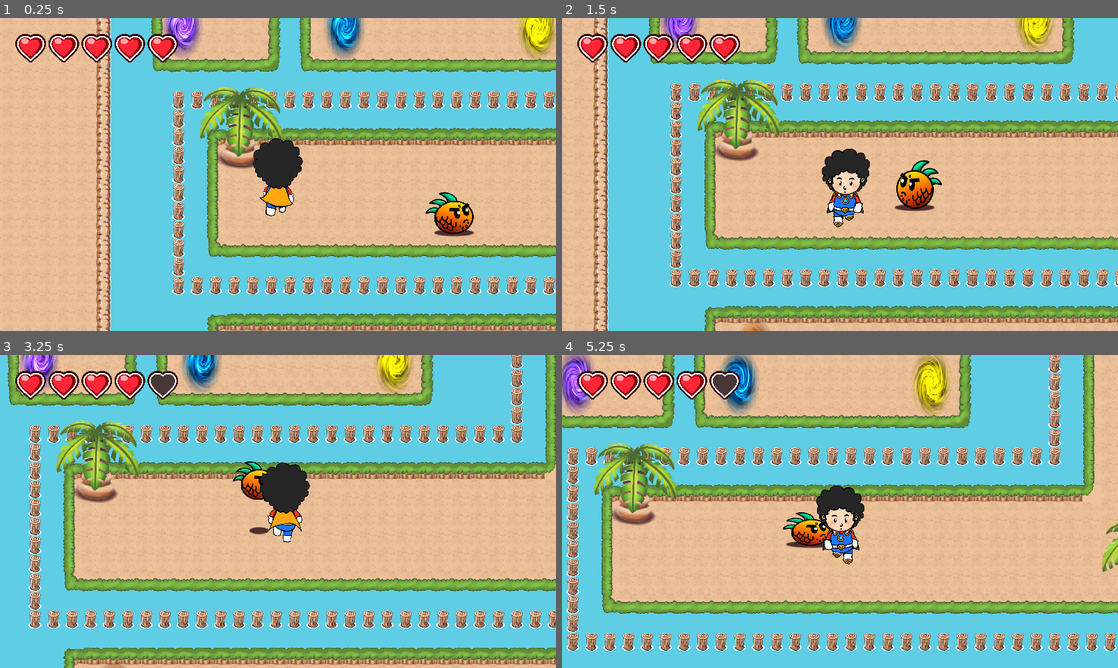
Above: before the commit, frames 1-4 (two rows, left to right).
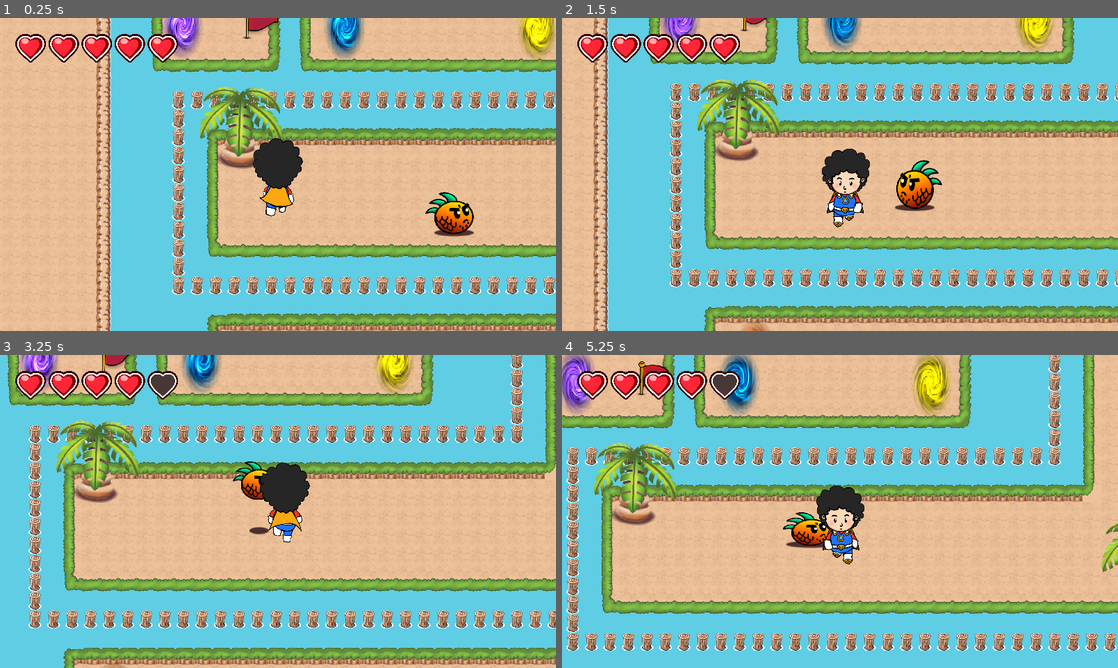
Above: after the commit, the same moments.

Repository: jacques-oliveira/as-aventuras-de-jaco
Game: Godot game, scene res://Level_01_Island.tscn
Two runs of this game, one before a commit and one after it. Both use one fixed random seed, a clock stepped at 60 frames per second and the inputs below.
Inputs:
- Up to frame 1 (0.25 s): no input
- Up to frame 2 (1.5 s): hold Right (ui_right) 0.53-1.28 s; hold Down (ui_down) from 1.28 s (still down)
- Up to frame 3 (3.25 s): release Down (ui_down) at 2.03 s; hold Right (ui_right) 2.03-2.78 s; hold Up (ui_up) from 2.78 s (still down)
- Up to frame 4 (5.25 s): release Up (ui_up) at 3.53 s; hold Left (ui_left) 3.53-5.03 s; hold Down (ui_down) from 5.03 s (still down)

The runs differ from the first frame. In frame 1, 0.2% of the frame differs, in the area x 43-51%, y 0-7%; in frame 2, 0.1%; in frame 3, 0.2%; in frame 4, 0.2%.

Commit message:
bandeira

Diff:
--- a/game/Level_01_Island.tscn
+++ b/game/Level_01_Island.tscn
@@ -49,6 +49,7 @@
 [ext_resource type="PackedScene" uid="uid://cntvy2x3iin6x" path="res://fruit_enemy_pineapple.tscn" id="30_6jo6m"]
 [ext_resource type="PackedScene" uid="uid://bn2px13fso85c" path="res://hearts_container.tscn" id="31_0pmui"]
 [ext_resource type="PackedScene" uid="uid://cx2e1c7e2ajua" path="res://wood_ground.tscn" id="41_xqlbe"]
+[ext_resource type="PackedScene" uid="uid://bl68v7b22gq0q" path="res://flag.tscn" id="50_kfhjf"]
 
 [sub_resource type="TileSetAtlasSource" id="TileSetAtlasSource_hixir"]
 texture = ExtResource("1_um3hj")
@@ -779,6 +780,9 @@
 position = Vector2(1120, -1069)
 scale = Vector2(2, 2.9)
 
+[node name="Flag" parent="." instance=ExtResource("50_kfhjf")]
+position = Vector2(-585, 10)
+
 [editable path="TileMap/enemies/fruit-enemy-pineapple"]
 [editable path="TileMap/enemies/fruit-enemy-pineapple4"]
 [editable path="TileMap/portals/portal2"]
--- /dev/null
+++ b/game/flag.tscn
@@ -0,0 +1,60 @@
+[gd_scene load_steps=11 format=3 uid="uid://bl68v7b22gq0q"]
+
+[ext_resource type="Texture2D" uid="uid://d0isvukpt4vwj" path="res://textures/enemys/flag/frame0000.png" id="1_la2dr"]
+[ext_resource type="Texture2D" uid="uid://bsxhseu7gmjcr" path="res://textures/enemys/flag/frame0001.png" id="2_o40lf"]
+[ext_resource type="Texture2D" uid="uid://c7g1ify0qd5xa" path="res://textures/enemys/flag/frame0002.png" id="3_32ccg"]
+[ext_resource type="Texture2D" uid="uid://bcwjjrnkc5uw1" path="res://textures/enemys/flag/frame0003.png" id="4_bylqn"]
+[ext_resource type="Texture2D" uid="uid://dmtswheictusg" path="res://textures/enemys/flag/frame0004.png" id="5_3f2mn"]
+[ext_resource type="Texture2D" uid="uid://fgh0lr21ovhf" path="res://textures/enemys/flag/frame0005.png" id="6_yl0v1"]
+[ext_resource type="Texture2D" uid="uid://f4h24sg52jee" path="res://textures/enemys/flag/frame0006.png" id="7_fl4my"]
+[ext_resource type="Texture2D" uid="uid://voy685q5ebia" path="res://textures/enemys/flag/frame0007.png" id="8_a6lrp"]
+
+[sub_resource type="SpriteFrames" id="SpriteFrames_4fx22"]
+animations = [{
+"frames": [{
+"duration": 1.0,
+"texture": ExtResource("1_la2dr")
+}, {
+"duration": 1.0,
+"texture": ExtResource("2_o40lf")
+}, {
+"duration": 1.0,
+"texture": ExtResource("3_32ccg")
+}, {
+"duration": 1.0,
+"texture": ExtResource("4_bylqn")
+}, {
+"duration": 1.0,
+"texture": ExtResource("5_3f2mn")
+}, {
+"duration": 1.0,
+"texture": ExtResource("6_yl0v1")
+}, {
+"duration": 1.0,
+"texture": ExtResource("7_fl4my")
+}, {
+"duration": 1.0,
+"texture": ExtResource("8_a6lrp")
+}],
+"loop": true,
+"name": &"default",
+"speed": 5.0
+}]
+
+[sub_resource type="CapsuleShape2D" id="CapsuleShape2D_sv3n8"]
+radius = 42.0
+height = 136.0
+
+[node name="Flag" type="StaticBody2D"]
+
+[node name="AnimatedSprite2D" type="AnimatedSprite2D" parent="."]
+position = Vector2(0, -52)
+sprite_frames = SubResource("SpriteFrames_4fx22")
+autoplay = "default"
+frame = 2
+frame_progress = 0.3352
+
+[node name="CollisionShape2D" type="CollisionShape2D" parent="."]
+visible = false
+position = Vector2(-13, -69)
+shape = SubResource("CapsuleShape2D_sv3n8")
Not shown: 1 places in game/Level_01_Island.tscn that only renumber resources
Binary file added: game/textures/enemys/flag/frame0000.png
Not shown, added: game/textures/enemys/flag/frame0000.png.import
Binary file added: game/textures/enemys/flag/frame0001.png
Not shown, added: game/textures/enemys/flag/frame0001.png.import
Binary file added: game/textures/enemys/flag/frame0002.png
Not shown, added: game/textures/enemys/flag/frame0002.png.import
Binary file added: game/textures/enemys/flag/frame0003.png
Not shown, added: game/textures/enemys/flag/frame0003.png.import
Binary file added: game/textures/enemys/flag/frame0004.png
Not shown, added: game/textures/enemys/flag/frame0004.png.import
Binary file added: game/textures/enemys/flag/frame0005.png
(and 15 more such lines)
